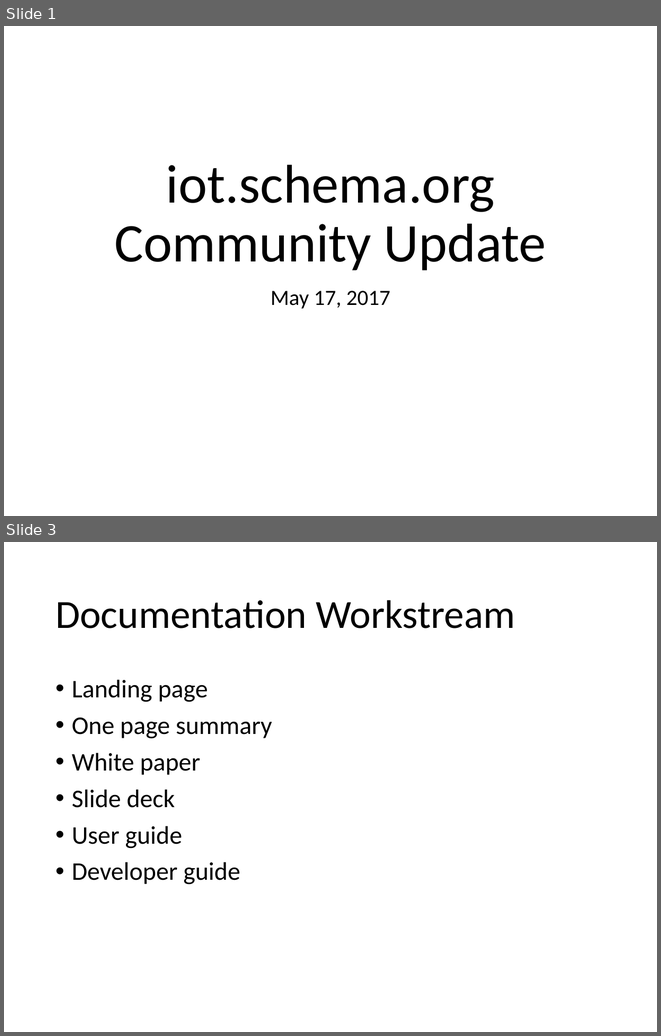
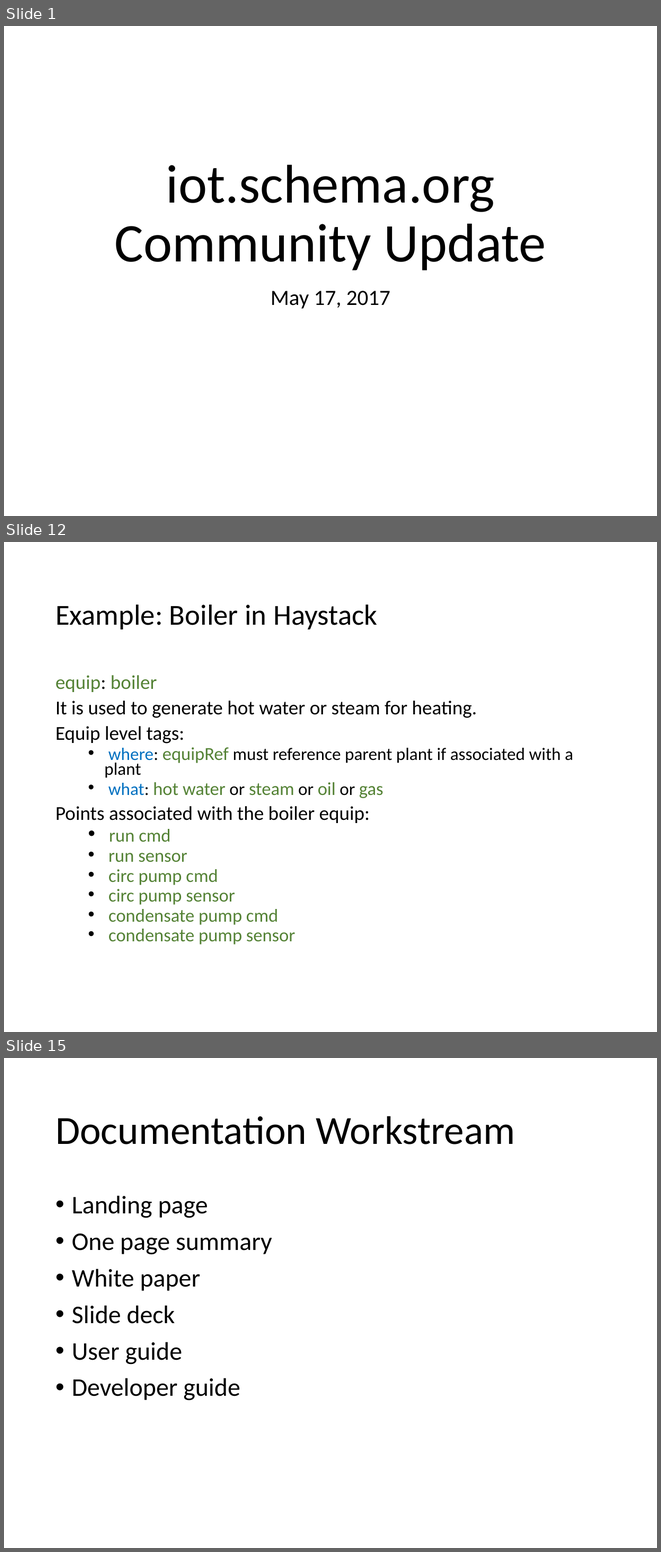
Before and after one commit to iot-schema-collab/teleconferences, a slide deck: iotschema-17may20218.pptx. Shown one above the other, each under a label of ours: slides 1 and 3 before the commit, slides 1, 12 and 15 after it; the slides between them are not shown. The pictures are 661x1036 and 661x1552 pixels, drawn with LibreOffice and Linux fonts; fonts in the diff are those of the drawing. Boxes give left, top, right and bottom in pixels: in the first picture for what was removed or moved away, otherwise in the second. Text is boxed around its words. In the diff, an @@ line names an element or a change of style, - is before the commit and + after.

```diff
--- a/iotschema-17may20218.pptx
+++ b/iotschema-17may20218.pptx
@@ slide 12 added at (4,542,657,1032), background #FFFFFF @@
@@ title added at (55,605,377,629), 32 pt, text #000000 @@
+Example: Boiler in Haystack
@@ text added at (55,675,573,944), 21.7 pt, text #000000 @@
+equip: boiler
+It is used to generate hot water or steam for heating.
+Equip level tags:
+  • where: equipRef must reference parent plant if associated with a plant
+  • what: hot water or steam or oil or gas
+Points associated with the boiler equip:
+  • run cmd
+  • run sensor
+  • circ pump cmd
+  • circ pump sensor
+  • condensate pump cmd
+  • condensate pump sensor
@@ what was slide 3 is now slide 15 @@
```
Also in this commit, not shown: 2 slides changed, 10 other slides added, 1 slide removed, 1 other file.
